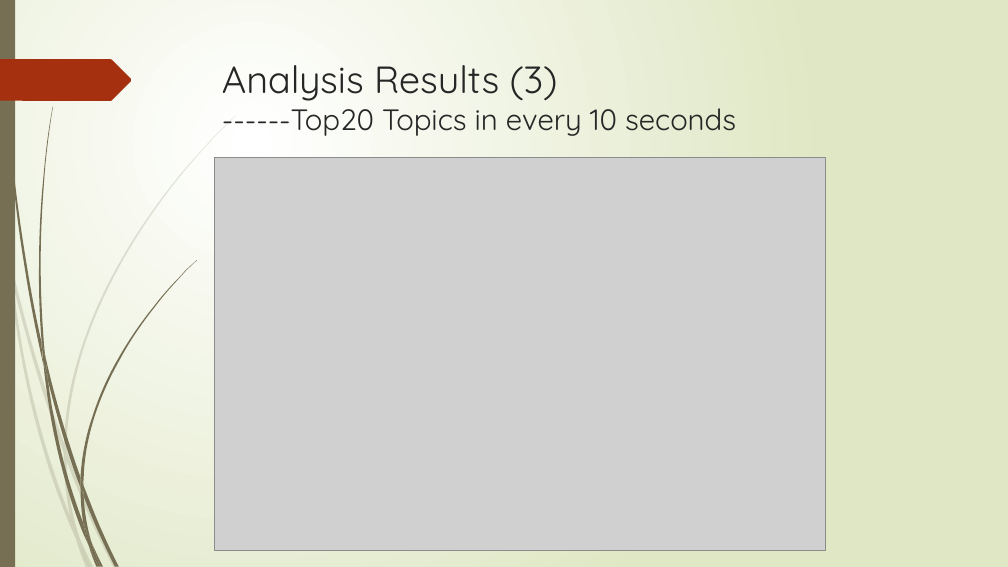
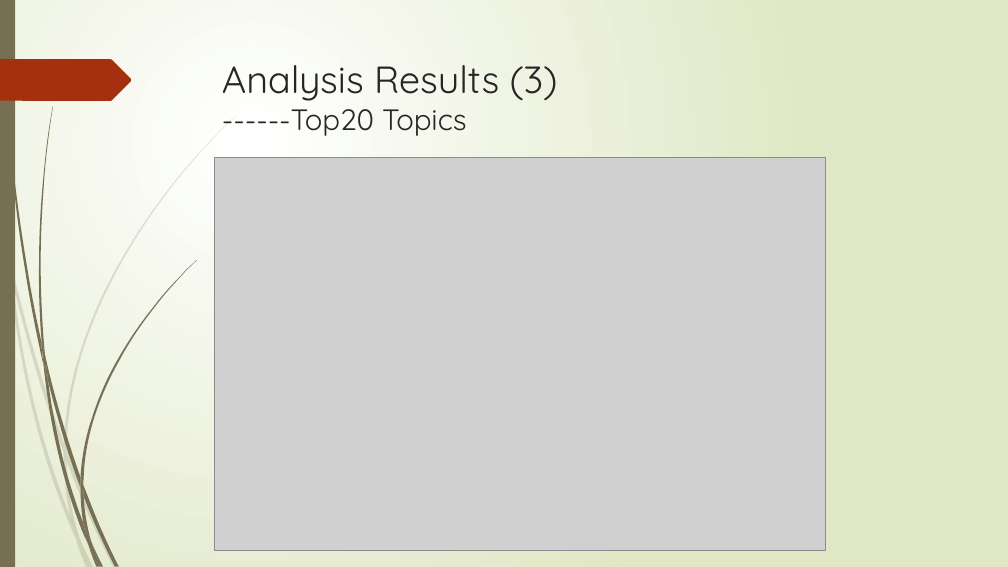
Before and after one commit to yangquan1982/cs523BDT, a slide deck: slide 7 of Docs/Tweets Analysis.pptx. Drawn at 1008x567 pixels with LibreOffice and Linux fonts; fonts in the diff are those of the drawing; grey boxes stand for pictures. Boxes give left, top, right and bottom in pixels: in the first picture for what was removed or moved away, otherwise in the second. Text is boxed around its words. In the diff, an @@ line names an element or a change of style, - is before the commit and + after.

```diff
--- a/Docs/Tweets Analysis.pptx
+++ b/Docs/Tweets Analysis.pptx
@@ title at (x1=222, y1=65, x2=558, y2=136): text changed; size 28 to 36 pt @@
-Analysis Results (3)
-------Top20 Topics in every 10 seconds
+Analysis Results (3)
+------Top20 Topics
```
Also in this commit, not shown: 3 other slides changed, 7 other files.
